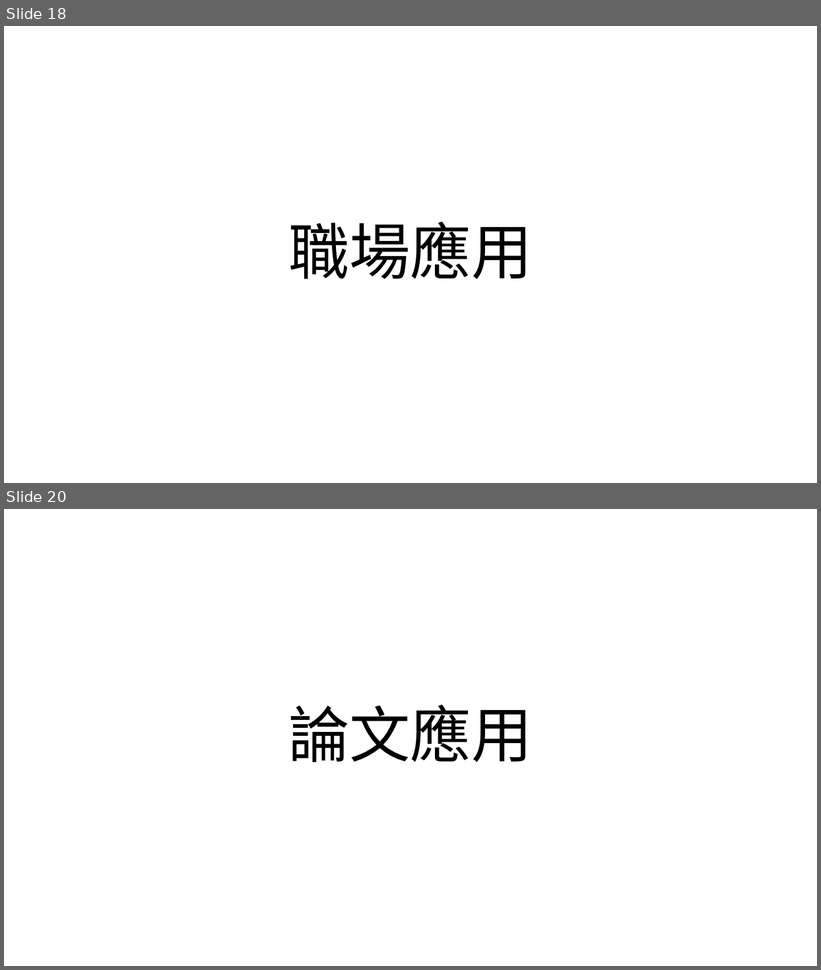
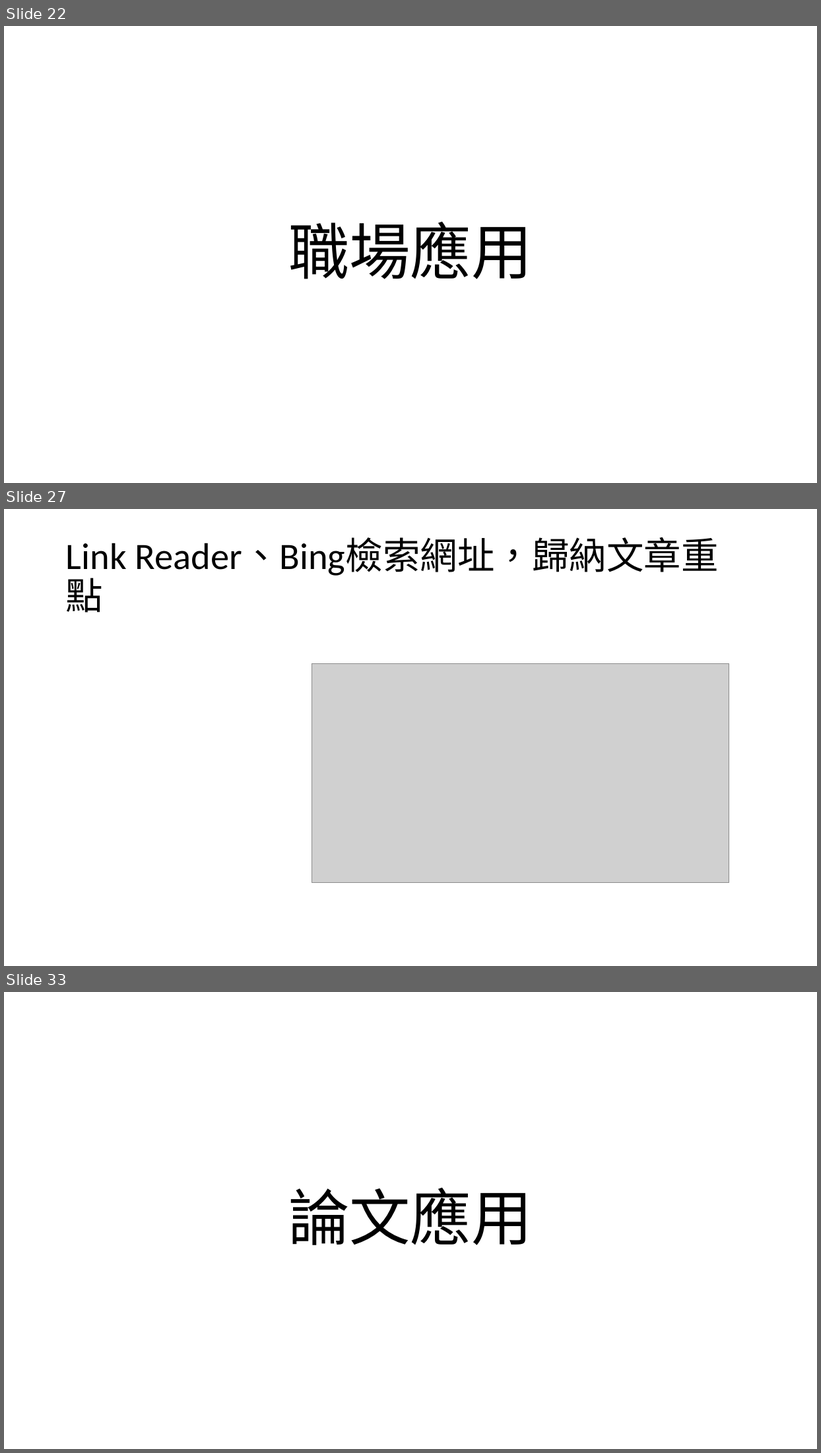
Before and after one commit to 10994015/0927speech, a slide deck: ppt草稿.pptx. Shown one above the other, each under a label of ours: slides 18 and 20 before the commit, slides 22, 27 and 33 after it; the slides between them are not shown. The pictures are 821x970 and 821x1453 pixels, drawn with LibreOffice and Linux fonts; fonts in the diff are those of the drawing; grey boxes stand for pictures. Boxes give left, top, right and bottom in pixels: in the first picture for what was removed or moved away, otherwise in the second. Text is boxed around its words. In the diff, an @@ line names an element or a change of style, - is before the commit and + after.

```diff
--- a/ppt草稿.pptx
+++ b/ppt草稿.pptx
@@ slide 27 added at box(4, 509, 817, 966), background #FFFFFF @@
@@ title added at box(66, 538, 719, 613), 44 pt, text #000000 @@
+Link Reader、Bing檢索網址，歸納文章重點
@@ picture added at box(312, 664, 729, 883) @@
@@ what was slide 18 is now slide 22 @@
@@ what was slide 20 is now slide 33 @@
```
Also in this commit, not shown: 1 slide changed, 15 other slides added, 16 other files.
